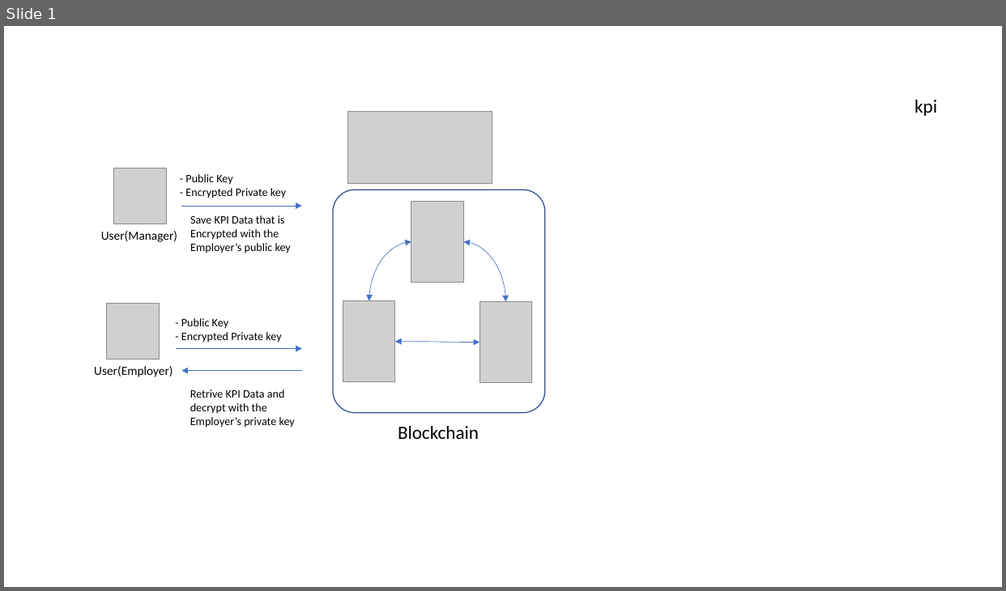
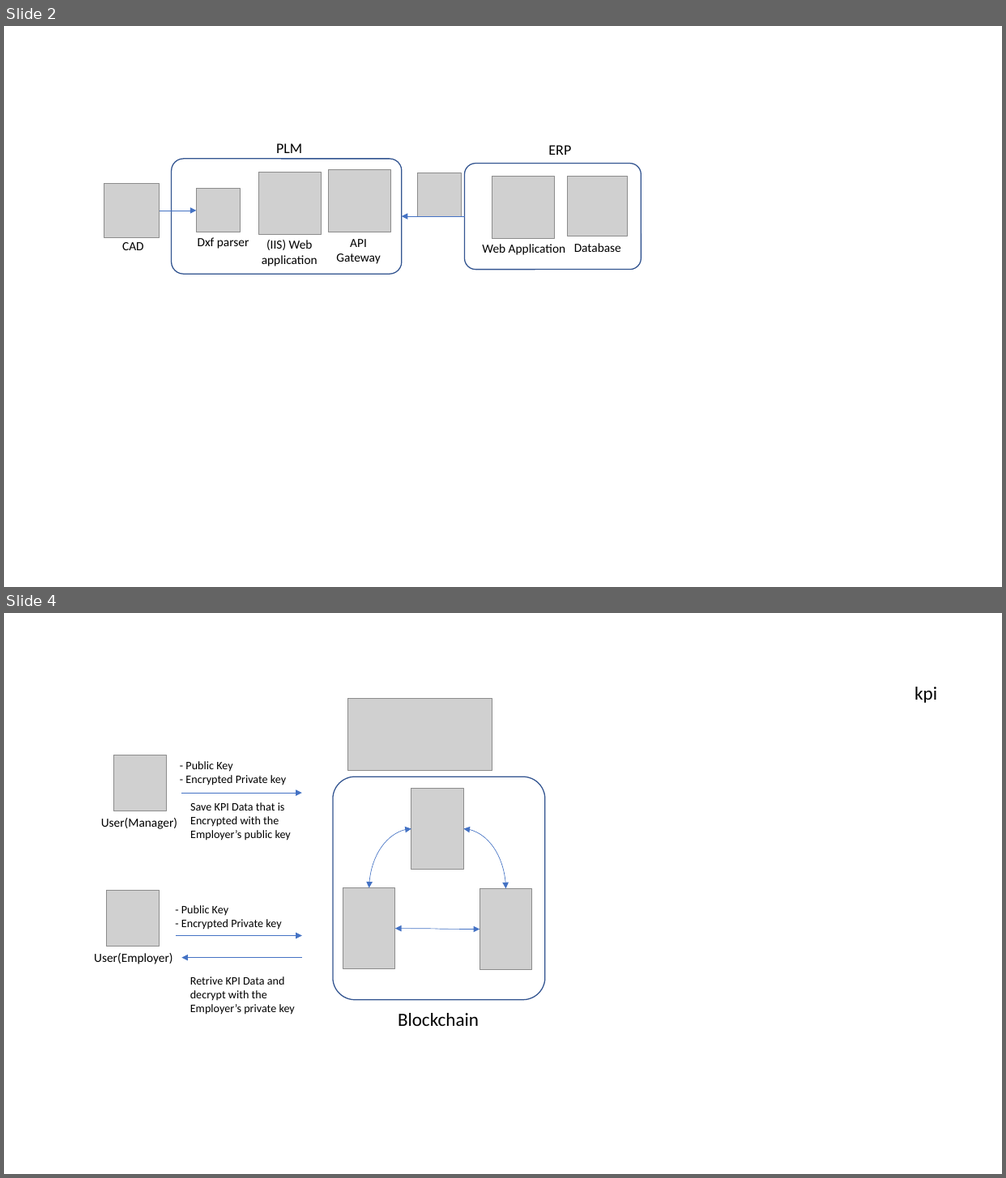
Before and after one commit to Joel-Hwang/portfolio, a slide deck: profile/videos.pptx. Shown one above the other, each under a label of ours: slide 1 before the commit, slides 2 and 4 after it; the slides between them are not shown. The pictures are 1006x591 and 1006x1178 pixels, drawn with LibreOffice and Linux fonts; fonts in the diff are those of the drawing; grey boxes stand for pictures. Boxes give left, top, right and bottom in pixels: in the first picture for what was removed or moved away, otherwise in the second. Text is boxed around its words. In the diff, an @@ line names an element or a change of style, - is before the commit and + after.

```diff
--- a/profile/videos.pptx
+++ b/profile/videos.pptx
@@ slide 2 added at bbox=[4, 26, 1002, 587], background #FFFFFF @@
@@ text added at bbox=[548, 145, 571, 155], 14 pt, text #000000 @@
+ERP
@@ group added at bbox=[464, 163, 641, 269]: 2 pictures, 2 texts, 1 rounded rectangle @@
+Web Application
+Database
@@ picture added at bbox=[104, 183, 159, 238] @@
@@ group added at bbox=[122, 143, 403, 274]: 5 texts, 3 pictures, 1 rounded rectangle @@
+PLM
+(IIS) Web
+application
+Dxf parser
+CAD
+API
+Gateway
@@ picture added at bbox=[417, 173, 461, 216] @@
@@ arrow added from (160, 211) to (197, 211), #4472C4 0.5 pt @@
@@ arrow added from (464, 216) to (402, 216), #4472C4 0.5 pt @@
@@ what was slide 1 is now slide 4 @@
```
Also in this commit, not shown: 4 other slides added, 7 other files.
